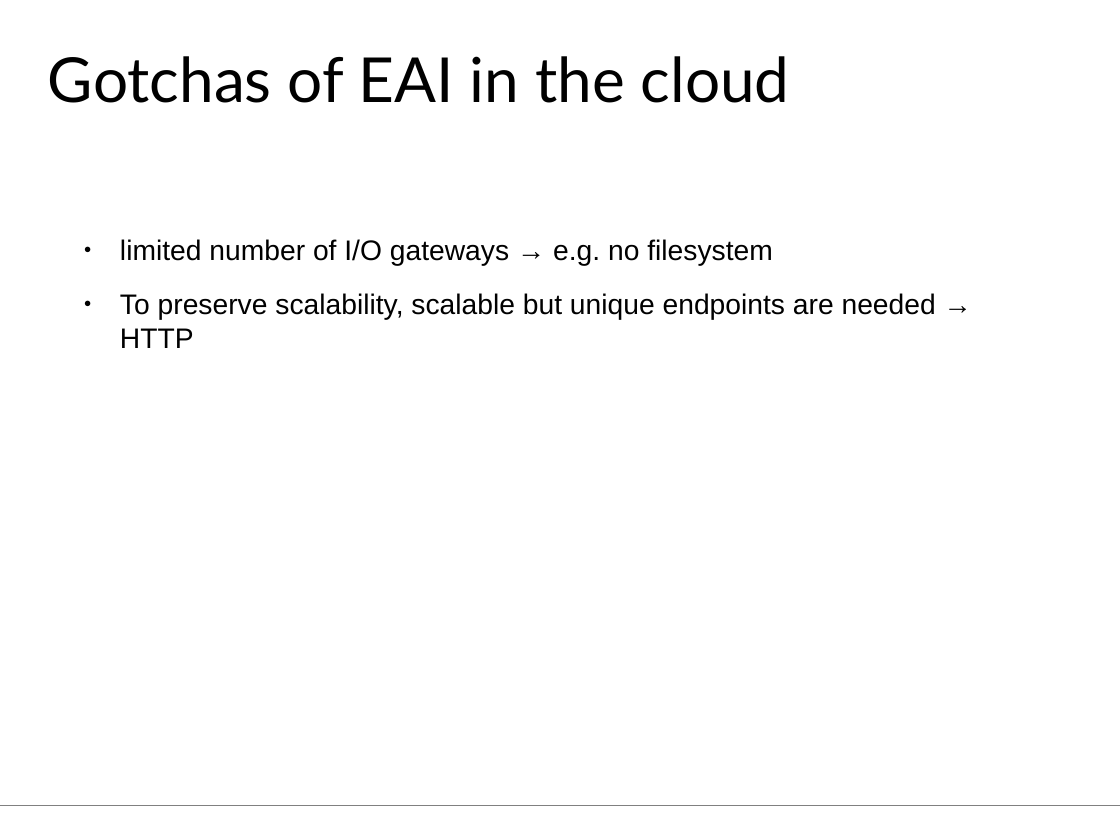
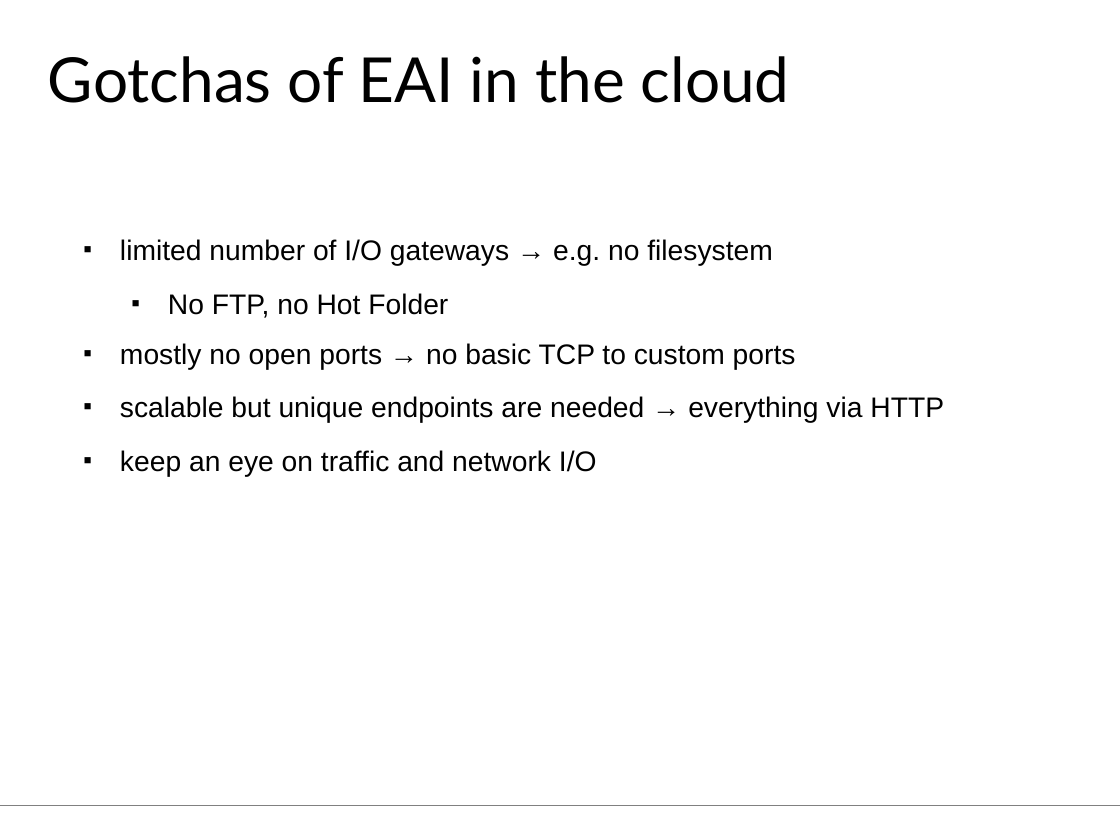
Before and after one commit to aheusingfeld/javaone2012, a slide deck: slide 20 of slides/eai-slides.odp (slide 12 before the commit). Drawn at 1120x840 pixels with LibreOffice and Linux fonts; fonts in the diff are those of the drawing. Boxes give left, top, right and bottom in pixels: in the first picture for what was removed or moved away, otherwise in the second. Text is boxed around its words. In the diff, an @@ line names an element or a change of style, - is before the commit and + after.

```diff
--- a/slides/eai-slides.odp
+++ b/slides/eai-slides.odp
@@ text at <box>120,293,944,477</box>: text changed @@
-● To preserve scalability, scalable but unique endpoints are needed → HTTP
+  ■ No FTP, no Hot Folder
+■ mostly no open ports → no basic TCP to custom ports
+■ scalable but unique endpoints are needed → everything via HTTP
+■ keep an eye on traffic and network I/O
```
Also in this commit, not shown: 12 other slides changed, 9 slides added, 1 slide removed, 1 other file.
